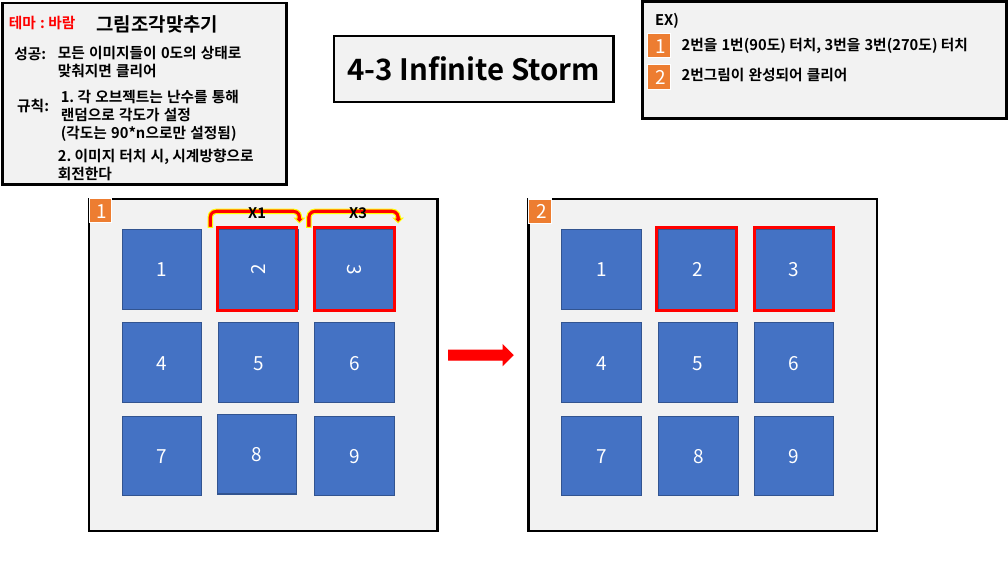
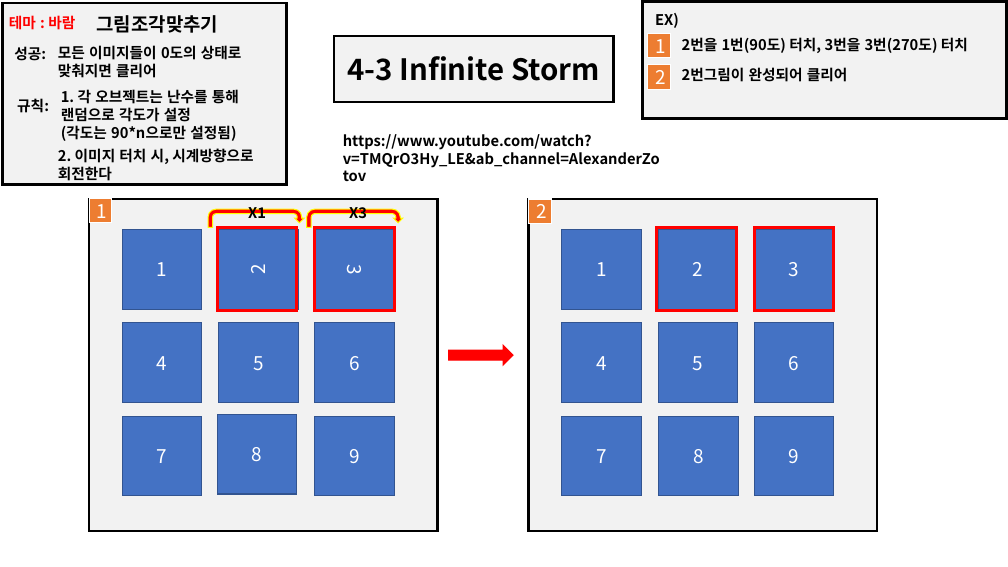
Before and after one commit to YDGYDGYDG/TeamHolyShit, a slide deck: slide 4 of 개인작업폴더/유건희/Infinite Strom.pptx. Drawn at 1008x567 pixels with LibreOffice and Linux fonts; fonts in the diff are those of the drawing. Boxes give left, top, right and bottom in pixels: in the first picture for what was removed or moved away, otherwise in the second. Text is boxed around its words. In the diff, an @@ line names an element or a change of style, - is before the commit and + after.

```diff
--- a/개인작업폴더/유건희/Infinite Strom.pptx
+++ b/개인작업폴더/유건희/Infinite Strom.pptx
@@ text added at bbox=[343, 134, 660, 168], 14 pt, text #000000, bold @@
+https://www.youtube.com/watch?v=TMQrO3Hy_LE&ab_channel=AlexanderZotov
```
Also in this commit, not shown: 4 other files.
